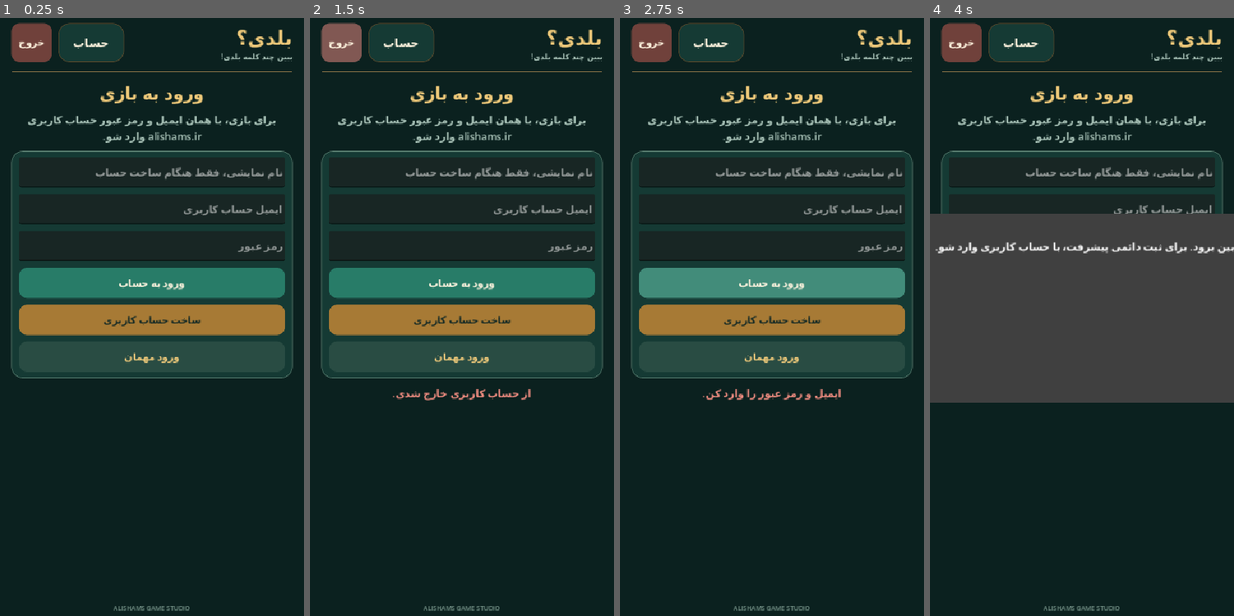
Above: before the commit, frames 1-4 (left to right).
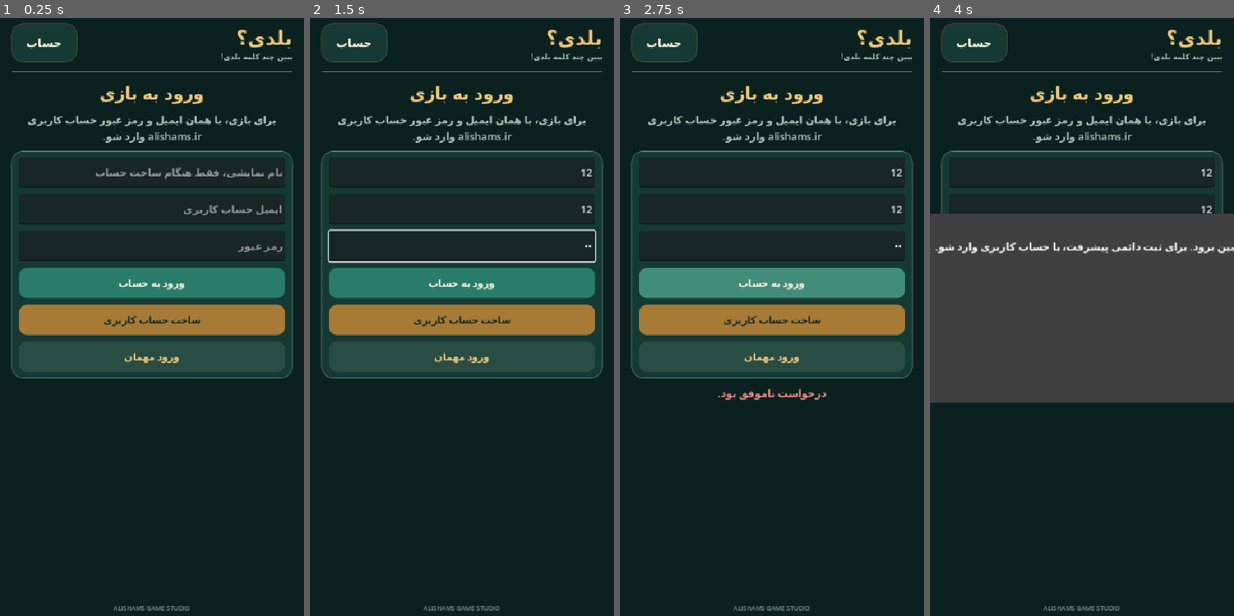
Above: after the commit, the same moments.

Repository: theslyapex/Baladi
Game: Godot game, scene res://scenes/main.tscn
Two runs of this game, one before a commit and one after it. Both use one fixed random seed, a clock stepped at 60 frames per second and the inputs below.
Inputs (mouse positions are in pixels of both pictures, inside the frame that each line leads up to):
- Up to frame 1 (0.25 s): no input
- Up to frame 2 (1.5 s): click (462, 173) at 0.52 s; type "12" at 0.6 s; click (462, 209) at 0.75 s; type "12" at 0.83 s; click (462, 245) at 0.98 s; type "12" at 1.07 s; click (340, 41) at 1.25 s, where only the run before the commit has a clickable "خروج"
- Up to frame 3 (2.75 s): click "ورود به حساب" at 2 s
- Up to frame 4 (4 s): click "ساخت حساب کاربری" at 2.75 s; click "ورود مهمان" at 3.5 s

The runs differ from the first frame. In frame 1, 2.1% of the frame differs, in the area x 3-41%, y 0-8%; in frame 2, 3.8%, in the area x 3-95%, y 0-64%; in frame 3, 3.2%; in frame 4, 2.6%.

Commit message:
Clarify guest exit versus account sign-out in the game header

Diff:
--- a/scripts/game.gd
+++ b/scripts/game.gd
@@ -46,6 +46,7 @@
 var auth_name_input: LineEdit
 var auth_status_label: Label
 var session_timer: Timer
+var exit_button: Button
 
 func _ready() -> void:
 	_load_levels()
@@ -219,11 +220,11 @@
 	coin_label.add_theme_font_size_override("font_size", 18)
 	coin_label.add_theme_color_override("font_color", CREAM)
 	coin_panel.add_child(coin_label)
-	var logout_button := _make_button("خروج", Color("#70413b"), CREAM)
-	logout_button.custom_minimum_size = Vector2(64, 48)
-	logout_button.size_flags_horizontal = Control.SIZE_SHRINK_END
-	logout_button.pressed.connect(_logout)
-	header.add_child(logout_button)
+	exit_button = _make_button("خروج", Color("#70413b"), CREAM)
+	exit_button.custom_minimum_size = Vector2(74, 48)
+	exit_button.size_flags_horizontal = Control.SIZE_SHRINK_END
+	exit_button.pressed.connect(_logout)
+	header.add_child(exit_button)
 
 	var rule := ColorRect.new()
 	rule.custom_minimum_size.y = 2
@@ -267,6 +268,8 @@
 
 func _show_auth(message: String = "") -> void:
 	_clear_content()
+	if exit_button != null:
+		exit_button.visible = false
 	coin_label.text = "حساب"
 	var heading := Label.new()
 	heading.text = "ورود به بازی"
@@ -375,6 +378,9 @@
 
 func _show_map() -> void:
 	_clear_content()
+	if exit_button != null:
+		exit_button.visible = true
+		exit_button.text = "خروج مهمان" if guest_mode else "خروج از حساب"
 	coin_label.text = "◆ %d" % coins
 
 	var heading := Label.new()
@@ -488,6 +494,9 @@
 
 func _show_game() -> void:
 	_clear_content()
+	if exit_button != null:
+		exit_button.visible = true
+		exit_button.text = "خروج مهمان" if guest_mode else "خروج از حساب"
 	if levels.is_empty():
 		var error_label := Label.new()
 		error_label.text = "داده مراحل بارگذاری نشد."
